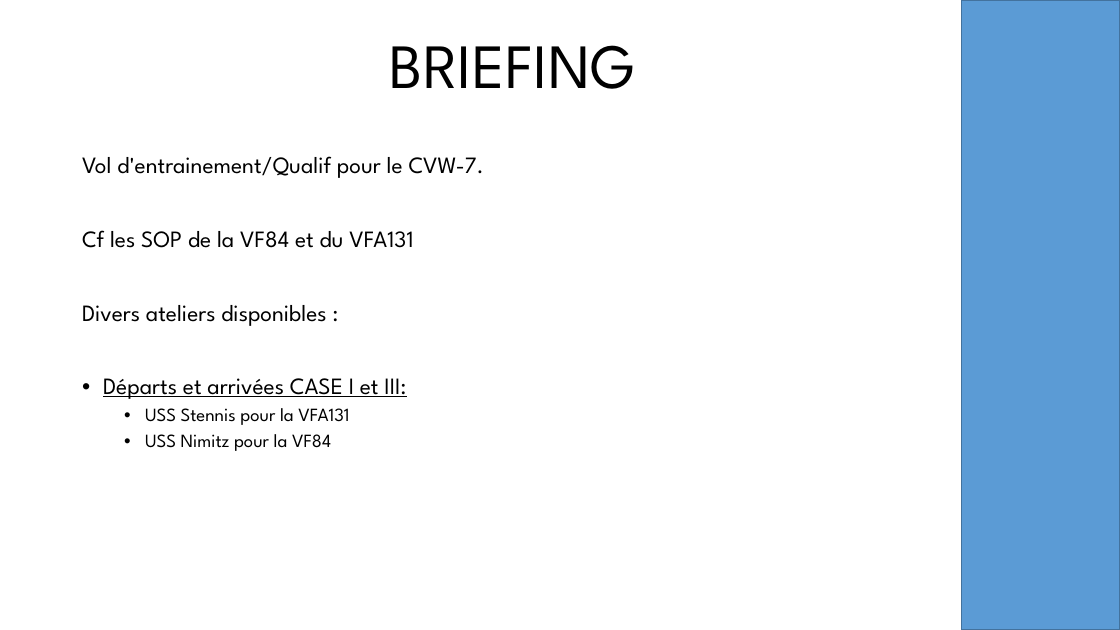
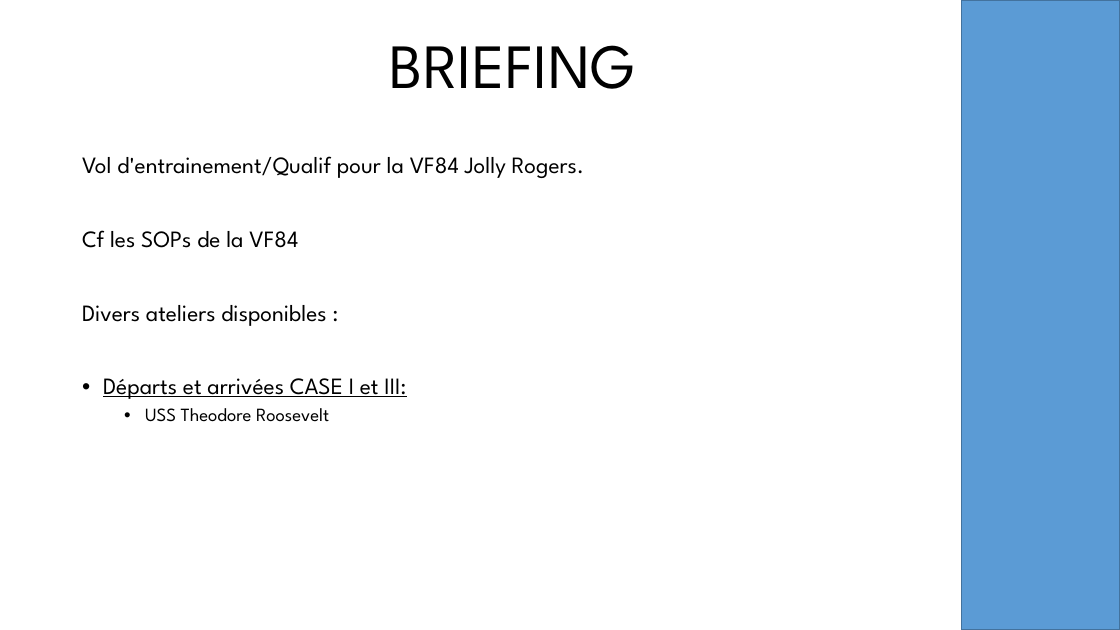
Before and after one commit to oufy-dcs-missions/jtff-missions, a slide deck: slide 2 of vf84-qualification/resources/briefing.pptx. Drawn at 1120x630 pixels with LibreOffice and Linux fonts; fonts in the diff are those of the drawing; background and template pictures are left out. Boxes give left, top, right and bottom in pixels: in the first picture for what was removed or moved away, otherwise in the second. Text is boxed around its words. In the diff, an @@ line names an element or a change of style, - is before the commit and + after.

Commit message:
update briefing

```diff
--- a/vf84-qualification/resources/briefing.pptx
+++ b/vf84-qualification/resources/briefing.pptx
@@ text at <box>82,156,584,248</box>: text changed @@
-Vol d'entrainement/Qualif pour le CVW-7.
-Cf les SOP de la VF84 et du VFA131
+Vol d'entrainement/Qualif pour la VF84 Jolly Rogers.
+Cf les SOPs de la VF84
@@ text at <box>145,408,329,422</box>: text changed @@
-  • USS Stennis pour la VFA131
-  • USS Nimitz pour la VF84
+  • USS Theodore Roosevelt
```
Also in this commit, not shown: 4 other slides changed, 3 slides removed, 1 other file.
